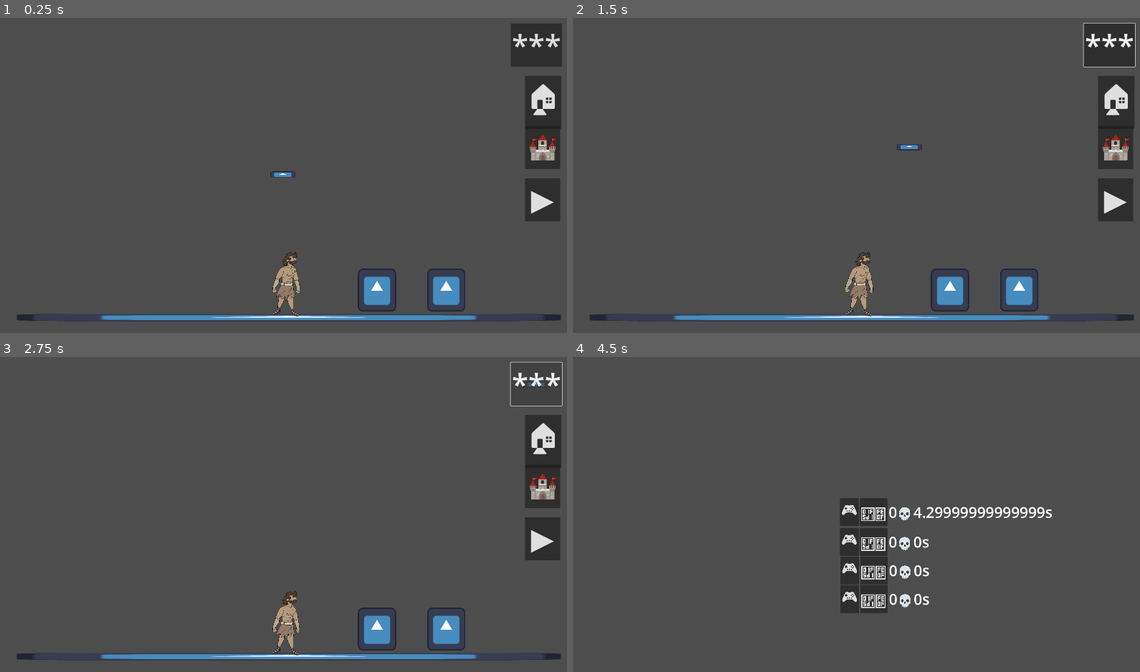
Above: before the commit, frames 1-4 (two rows, left to right).
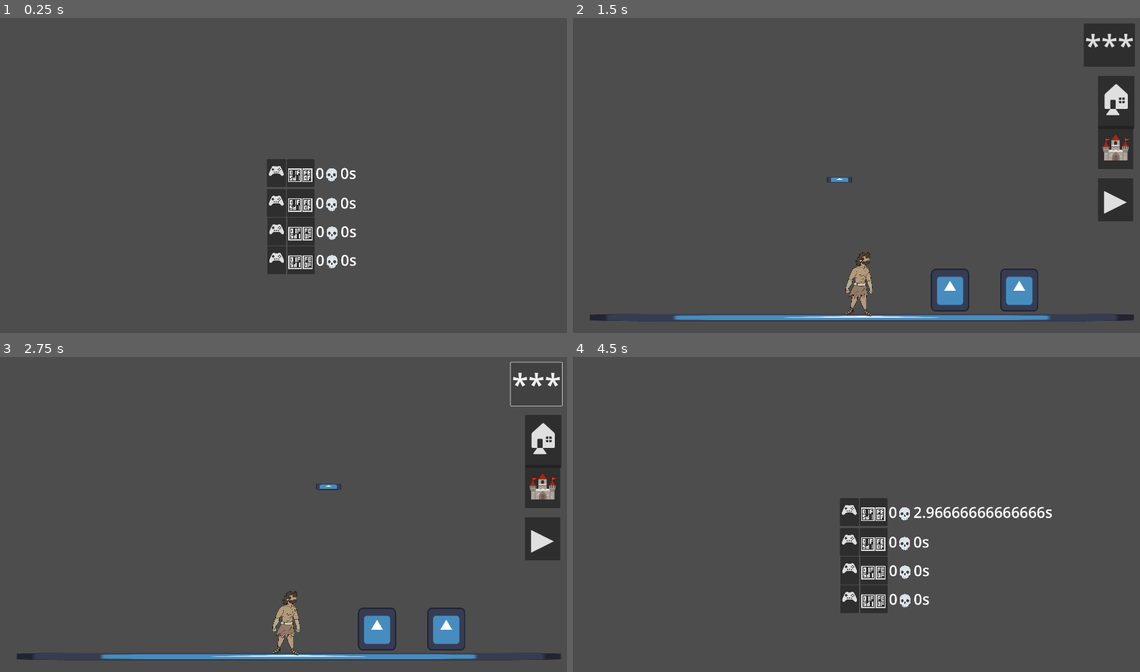
Above: after the commit, the same moments.

Repository: Aperaine/hera-kleos
Game: Godot game, scene res://entities/levels/home/home.tscn
The game is run twice, just before and just after one commit, with the same random seed, the same clock (stepped at 60 frames per second) and the same inputs. Before the commit the project starts from res://entities/levels/castle/castle.tscn. The engine's default icon, where the game draws it, is replaced by a stand-in: a white triangle on a blue panel in a dark square.
Inputs (mouse positions are in pixels of both pictures, inside the frame that each line leads up to):
- Up to frame 1 (0.25 s): no input
- Up to frame 2 (1.5 s): click (1111, 46) at 0.5 s, where only the run before the commit has a clickable "***"; click (850, 172) at 1.25 s, where only the run after the commit has a clickable "🎮"
- Up to frame 3 (2.75 s): click "***" at 2 s
- Up to frame 4 (4.5 s): click "▶️" at 2.75 s; click "🏰" at 3.5 s; click "🏠" at 4.25 s

The runs differ from the first frame. In frame 1, 9.8% of the frame differs, in the area x 3-100%, y 1-97%; in frame 2, 0.3%; in frame 3, 0.2%; in frame 4, 0.4%.

Commit message:
Update project.godot

Diff:
--- a/project.godot
+++ b/project.godot
@@ -11,7 +11,7 @@
 [application]
 
 config/name="Hera-Kleos"
-run/main_scene="res://entities/levels/castle/castle.tscn"
+run/main_scene="res://entities/levels/home/home.tscn"
 config/features=PackedStringArray("4.3", "GL Compatibility")
 config/icon="res://icon.svg"
 
